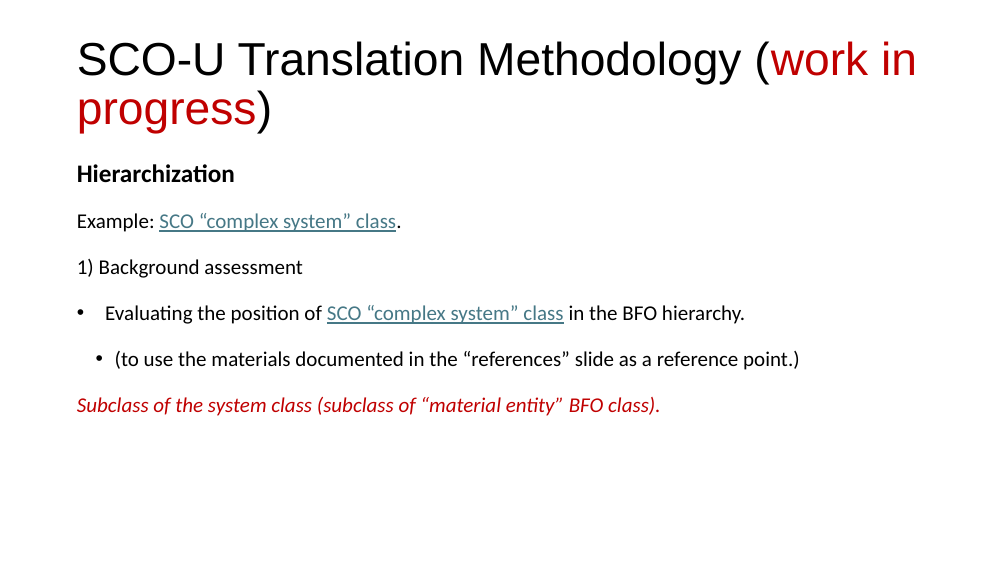
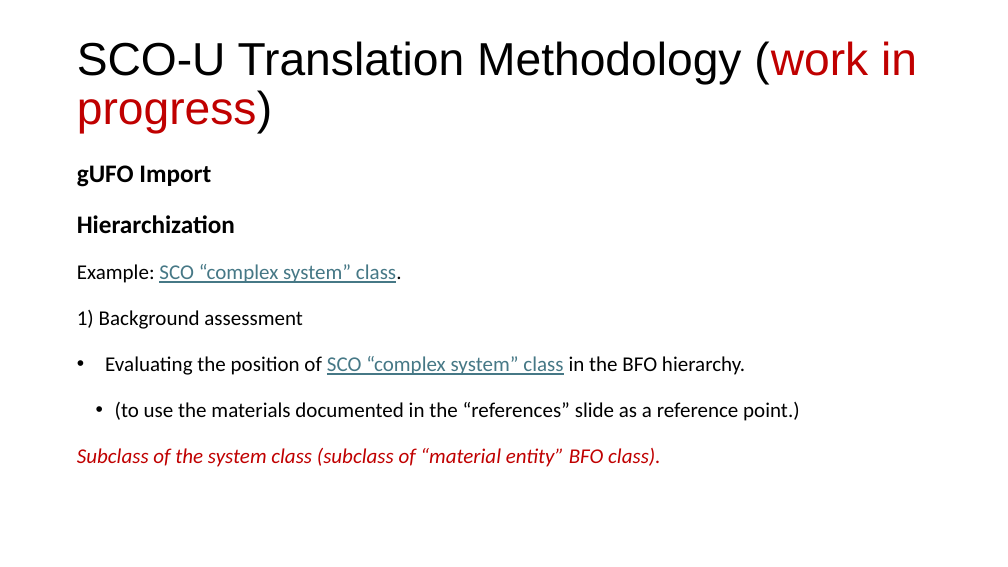
Before and after one commit to gioUbbiali/Sustainability-Core-Ontology, a slide deck: slide 7 of SCO/working materials/Slide deck - SCO-UFO aligment.pptx. Drawn at 1008x567 pixels with LibreOffice and Linux fonts; fonts in the diff are those of the drawing. Boxes give left, top, right and bottom in pixels: in the first picture for what was removed or moved away, otherwise in the second. Text is boxed around its words. In the diff, an @@ line names an element or a change of style, - is before the commit and + after.

```diff
--- a/SCO/working materials/Slide deck - SCO-UFO aligment.pptx
+++ b/SCO/working materials/Slide deck - SCO-UFO aligment.pptx
@@ text at (77, 165, 211, 187): paragraph added @@
+gUFO Import
```
Also in this commit, not shown: 1 other slide changed, 1 other file.
